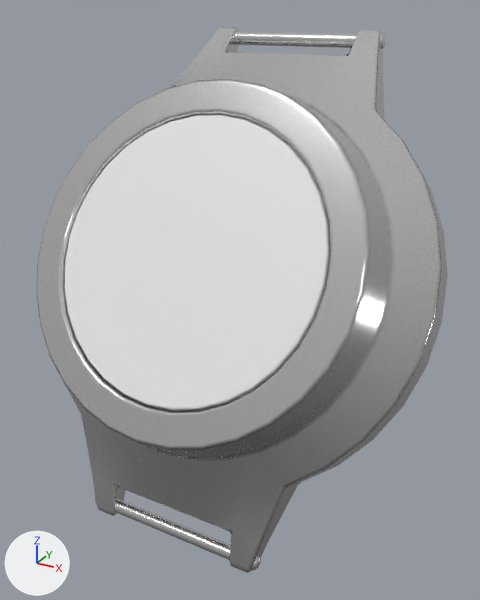
One commit to the glTF model 3DSource/Texture/Watch01.glb: the scene before it, then after it.
The view is the same before and after, from a 50 mm camera at (0.884, -1.54, 1.513) aimed at (-0.069, 0.193, 0.647). Arrows for +X, +Y and +Z are at lower left; the lights stay in place. The picture after the commit comes second. Where no turn or scale is listed for an object, it has been applied to the vertices.

Objects in the first picture: 'Body', 'Glass'.
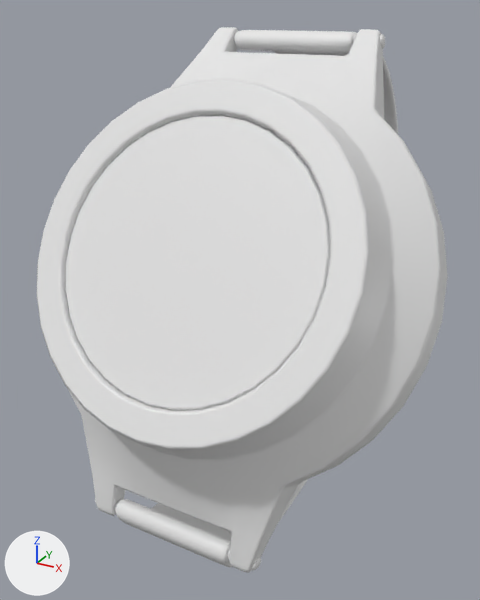
The edits, one by one:
me_body has 1210 vertices, 2216 faces and spans x -0.599..0.599, y -0.49..0.408, z -0.676..0.666.
me_body no longer uses material mat_steel (white #e7e7e7).
me_body gains material mat_glass (white #e7e7e7).
Mesh me_stripe is new.
It has 3490 vertices, 6976 faces and spans x -0.189..0.189, y -0.359..1.005, z -0.003..1.451.
Object 'Stripe' (ob_stripe) is new; it shows me_stripe.
Its location is (0.0, 0.0, 0.0).

Boxes (x1, y1, x2, y2) around the edits, measured in the pictures (480 x 600 px):
'Body', recoloured (lighter): (37, 27, 448, 573) in both
'Stripe', added: after (116, 30, 398, 567)
